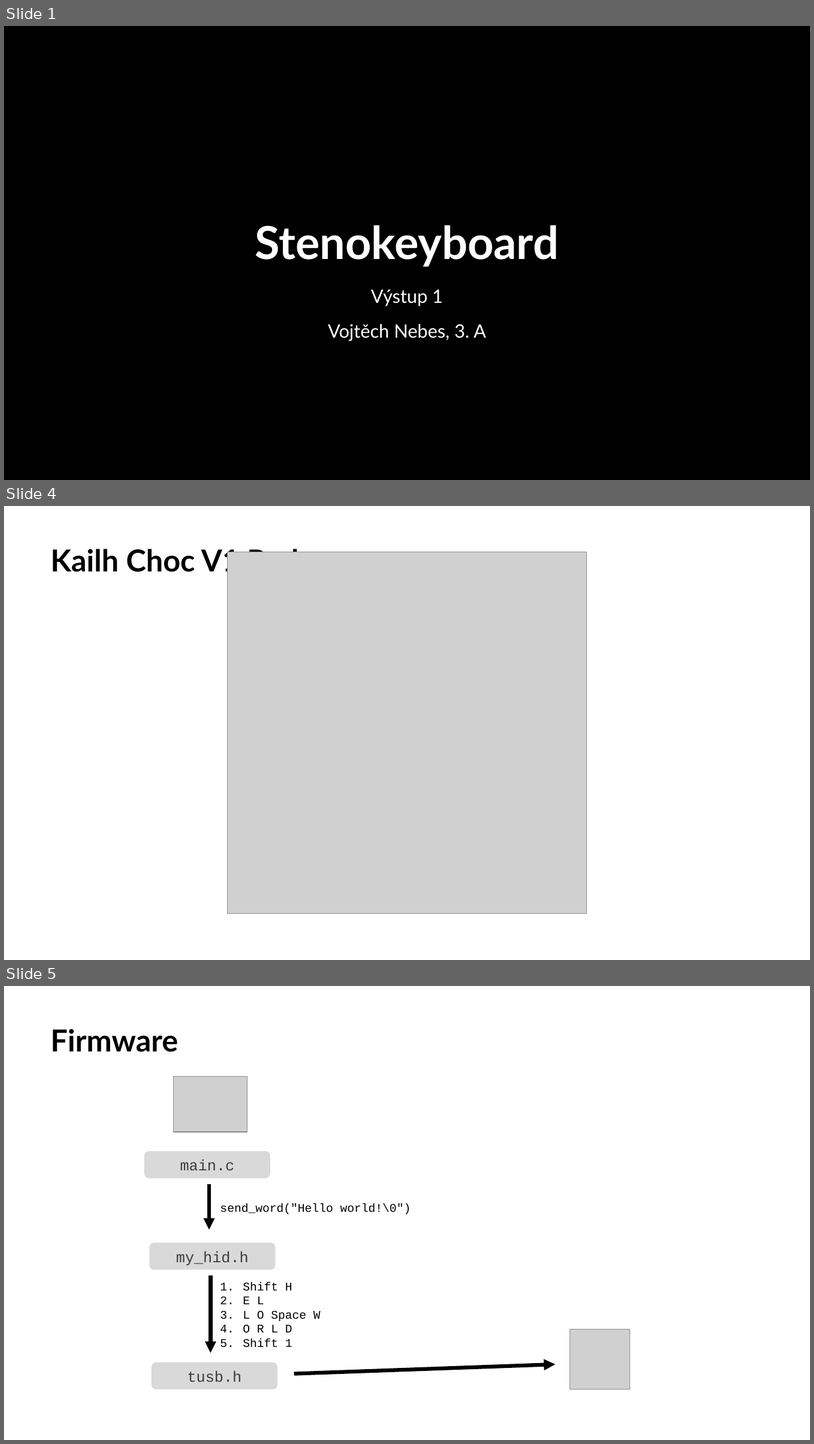
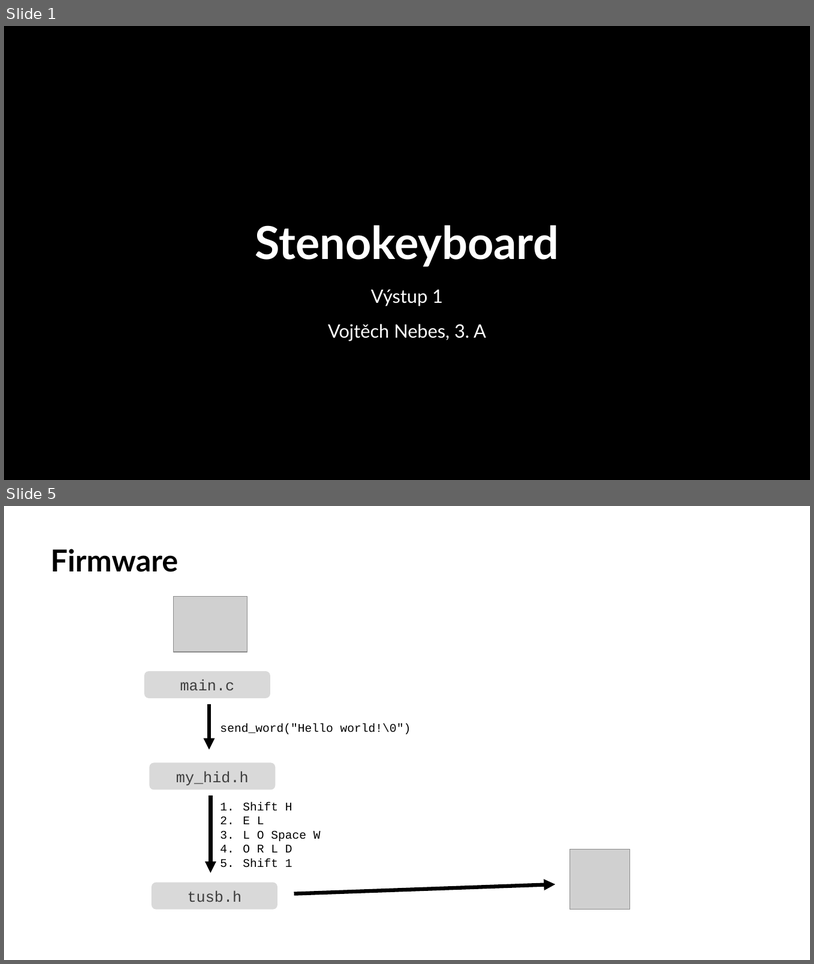
Before and after one commit to VojtechNebes/ssps-stp-stenokeyboard, a slide deck: vystup_1/STP výstup 1.pptx. Shown one above the other, each under a label of ours: slides 1, 4 and 5 before the commit, slides 1 and 5 after it; the slides between them are not shown. The pictures are 814x1444 and 814x964 pixels, drawn with LibreOffice and Linux fonts; fonts in the diff are those of the drawing; grey boxes stand for pictures; background and template pictures are left out. Boxes give left, top, right and bottom in pixels: in the first picture for what was removed or moved away, otherwise in the second. Text is boxed around its words. In the diff, an @@ line names an element or a change of style, - is before the commit and + after.

```diff
--- a/vystup_1/STP výstup 1.pptx
+++ b/vystup_1/STP výstup 1.pptx
@@ slide 4 removed at <box>4,506,810,960</box>, background #FFFFFF @@
@@ title removed at <box>51,545,299,576</box> @@
-Kailh Choc V1 Red
@@ picture removed at <box>228,552,587,913</box> @@
```
Also in this commit, not shown: 1 slide changed, 2 slides added, 1 other slide removed, 1 other file.
